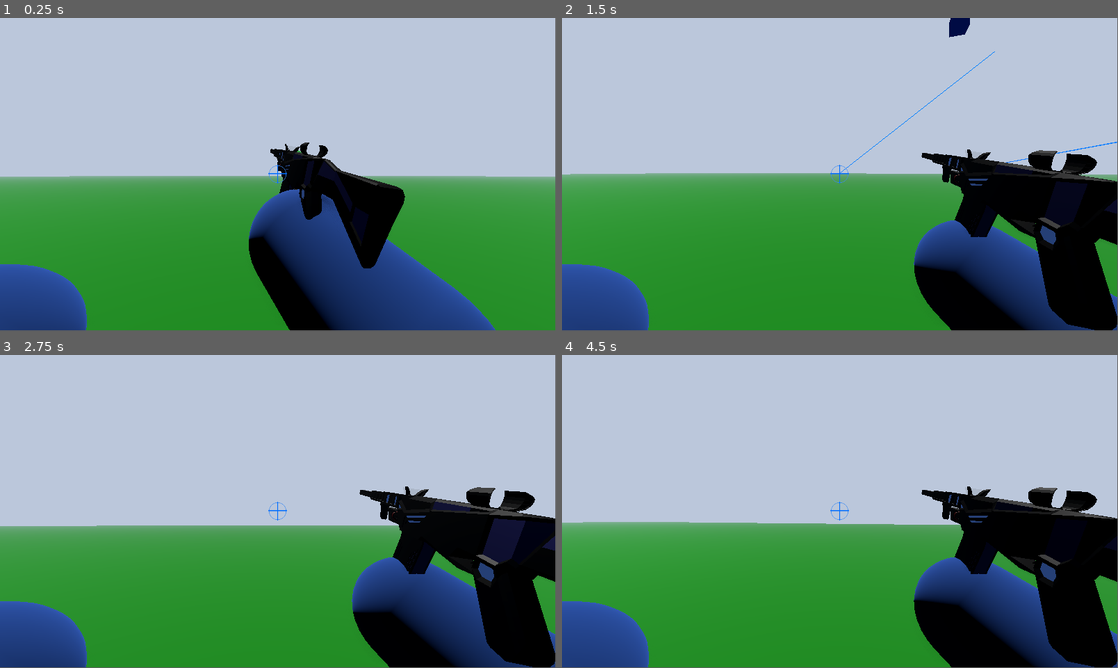
Above: before the commit, frames 1-4 (two rows, left to right).
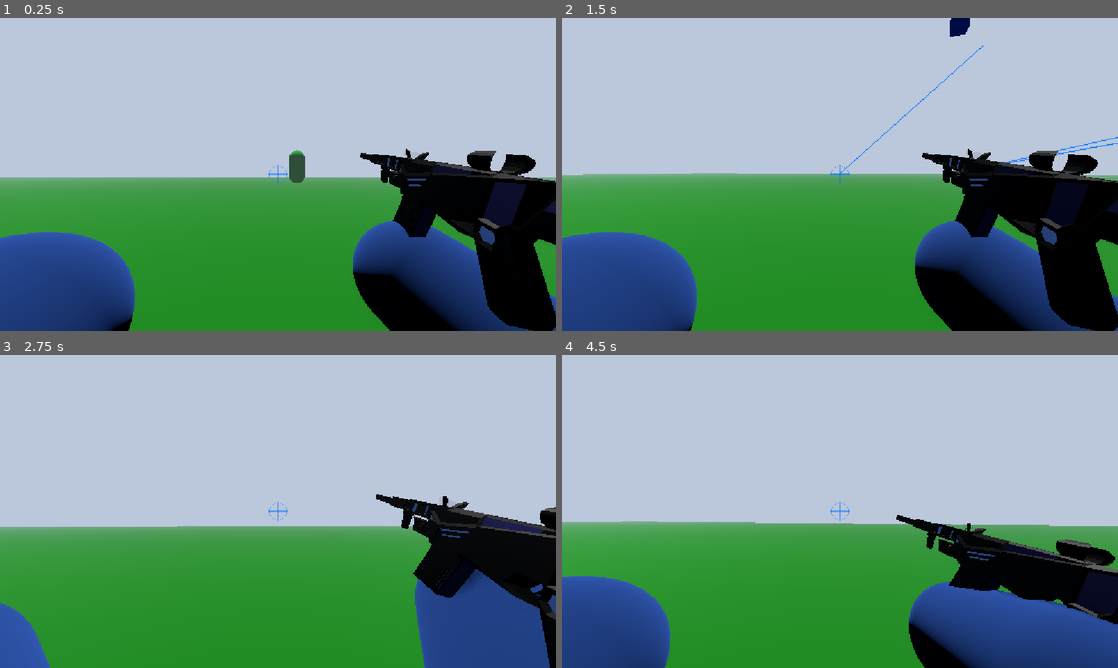
Above: after the commit, the same moments.

Repository: IDoTweaks/the-way-to-teal-just-kill-
Game: Godot game, scene res://Scenes/main_scene.tscn
Two runs of this game, one before a commit and one after it. Both use one fixed random seed, a clock stepped at 60 frames per second and the inputs below.
Inputs (mouse positions are in pixels of both pictures, inside the frame that each line leads up to):
- Up to frame 1 (0.25 s): no input
- Up to frame 2 (1.5 s): tap Enter at 0.5 s; move the mouse to (867, 171) at 0.52 s; press the mouse at (867, 171) at 0.53 s; hold W (forward) from 0.53 s (still down); tap Shift (dash) at 0.6 s; tap Space (jump) at 0.77 s; move the mouse to (812, 174) at 1.27 s; release the mouse at (812, 174) at 1.28 s; click (812, 174) at 1.35 s
- Up to frame 3 (2.75 s): keep holding W (forward); tap Space (jump) at 1.52 s; tap Ctrl (slide) at 1.55 s; move the mouse to (289, 505) at 2.02 s; hold Ctrl (slide) from 2.03 s (still down); tap Shift (dash) at 2.3 s
- Up to frame 4 (4.5 s): keep holding W (forward); move the mouse to (834, 514) at 2.77 s; release Ctrl (slide) at 2.78 s; tap Shift (dash) at 2.85 s; tap Space (jump) at 3.02, 3.77 s; click (834, 514) at 3.05 s; move the mouse to (878, 514) at 3.52 s; press the mouse at (878, 514) at 3.53 s; tap Ctrl (slide) at 3.8, 4.35 s; move the mouse to (795, 508) at 4.27 s; release the mouse at (795, 508) at 4.28 s
In our replay, the window is 799x449 before the commit and 800x450 after it. These sizes can differ from the game's own. Grey fills any space a smaller window leaves; there, only what the larger window draws over its background counts as a difference.

The runs differ from the first frame. In frame 1, 33% of the frame differs, in the area x 0-100%, y 39-100%; in frame 2, 6.0%; in frame 3, 16%; in frame 4, 19%.

Commit message:
adds movements animation
adds - dash + slide animations

Diff:
--- a/ObjectScenes/player.tscn
+++ b/ObjectScenes/player.tscn
@@ -25,38 +25,38 @@
 tracks/0/type = "value"
 tracks/0/imported = false
 tracks/0/enabled = true
-tracks/0/path = NodePath("playerCam/gun:position")
+tracks/0/path = NodePath("playerCam:rotation")
 tracks/0/interp = 1
 tracks/0/loop_wrap = true
 tracks/0/keys = {
 "times": PackedFloat32Array(0),
 "transitions": PackedFloat32Array(1),
 "update": 0,
-"values": [Vector3(0.007999897, -0.259, -0.87200004)]
+"values": [Vector3(0, 0, 0)]
 }
 tracks/1/type = "value"
 tracks/1/imported = false
 tracks/1/enabled = true
-tracks/1/path = NodePath("playerCam/gun:rotation")
+tracks/1/path = NodePath("playerCam/leftArm:position")
 tracks/1/interp = 1
 tracks/1/loop_wrap = true
 tracks/1/keys = {
 "times": PackedFloat32Array(0),
 "transitions": PackedFloat32Array(1),
 "update": 0,
-"values": [Vector3(-0.15707986, -2.9757862, 0.15707934)]
+"values": [Vector3(-0.474, -0.333, -0.211)]
 }
 tracks/2/type = "value"
 tracks/2/imported = false
 tracks/2/enabled = true
-tracks/2/path = NodePath("playerCam/gun:scale")
+tracks/2/path = NodePath("playerCam/leftArm:rotation")
 tracks/2/interp = 1
 tracks/2/loop_wrap = true
 tracks/2/keys = {
 "times": PackedFloat32Array(0),
 "transitions": PackedFloat32Array(1),
 "update": 0,
-"values": [Vector3(0.09000002, 0.09000001, 0.09000002)]
+"values": [Vector3(2.025408e-11, 1.5714945, -1.2883497)]
 }
 tracks/3/type = "value"
 tracks/3/imported = false
@@ -68,7 +68,7 @@
 "times": PackedFloat32Array(0),
 "transitions": PackedFloat32Array(1),
 "update": 0,
-"values": [Vector3(0.1692597, -0.29702726, -0.55258656)]
+"values": [Vector3(0.523, -0.40280876, -0.55258656)]
 }
 tracks/4/type = "value"
 tracks/4/imported = false
@@ -81,6 +81,182 @@
 "transitions": PackedFloat32Array(1),
 "update": 0,
 "values": [Vector3(0.4778762, 2.4596107, -1.0551388)]
+}
+tracks/5/type = "value"
+tracks/5/imported = false
+tracks/5/enabled = true
+tracks/5/path = NodePath("playerCam/gun:position")
+tracks/5/interp = 1
+tracks/5/loop_wrap = true
+tracks/5/keys = {
+"times": PackedFloat32Array(0),
+"transitions": PackedFloat32Array(1),
+"update": 0,
+"values": [Vector3(0.388, -0.31, -0.652)]
+}
+tracks/6/type = "value"
+tracks/6/imported = false
+tracks/6/enabled = true
+tracks/6/path = NodePath("playerCam/gun:rotation")
+tracks/6/interp = 1
+tracks/6/loop_wrap = true
+tracks/6/keys = {
+"times": PackedFloat32Array(0),
+"transitions": PackedFloat32Array(1),
+"update": 0,
+"values": [Vector3(-0.15707964, -3.2637658, 0.15707964)]
+}
+
+[sub_resource type="Animation" id="Animation_e3k8h"]
+resource_name = "dash"
+length = 0.5
+tracks/0/type = "value"
+tracks/0/imported = false
+tracks/0/enabled = true
+tracks/0/path = NodePath("playerCam/rightArm:position")
+tracks/0/interp = 1
+tracks/0/loop_wrap = true
+tracks/0/keys = {
+"times": PackedFloat32Array(0, 0.23333332, 0.5),
+"transitions": PackedFloat32Array(1, 1, 1),
+"update": 0,
+"values": [Vector3(0.523, -0.40280876, -0.55258656), Vector3(0.623, -0.333, -0.343), Vector3(0.523, -0.40280876, -0.55258656)]
+}
+tracks/1/type = "value"
+tracks/1/imported = false
+tracks/1/enabled = true
+tracks/1/path = NodePath("playerCam/rightArm:rotation")
+tracks/1/interp = 1
+tracks/1/loop_wrap = true
+tracks/1/keys = {
+"times": PackedFloat32Array(0, 0.23333332, 0.5),
+"transitions": PackedFloat32Array(1, 1, 1),
+"update": 0,
+"values": [Vector3(0.4778762, 2.4596107, -1.0551388), Vector3(-0.52534413, -1.6074482, -1.0559242), Vector3(0.4778762, 2.4596107, -1.0551388)]
+}
+tracks/2/type = "value"
+tracks/2/imported = false
+tracks/2/enabled = true
+tracks/2/path = NodePath("playerCam/leftArm:position")
+tracks/2/interp = 1
+tracks/2/loop_wrap = true
+tracks/2/keys = {
+"times": PackedFloat32Array(0, 0.23333332, 0.5),
+"transitions": PackedFloat32Array(1, 1, 1),
+"update": 0,
+"values": [Vector3(-0.474, -0.333, -0.211), Vector3(-0.474, -0.333, -0.211), Vector3(-0.474, -0.333, -0.211)]
+}
+tracks/3/type = "value"
+tracks/3/imported = false
+tracks/3/enabled = true
+tracks/3/path = NodePath("playerCam/leftArm:rotation")
+tracks/3/interp = 1
+tracks/3/loop_wrap = true
+tracks/3/keys = {
+"times": PackedFloat32Array(0, 0.23333332, 0.5),
+"transitions": PackedFloat32Array(1, 1, 1),
+"update": 0,
+"values": [Vector3(2.025408e-11, 1.5714945, -1.2883497), Vector3(0, 4.7734756, -1.6720254), Vector3(2.025408e-11, 1.5714945, -1.2883497)]
+}
+tracks/4/type = "value"
+tracks/4/imported = false
+tracks/4/enabled = true
+tracks/4/path = NodePath("playerCam/gun:position")
+tracks/4/interp = 1
+tracks/4/loop_wrap = true
+tracks/4/keys = {
+"times": PackedFloat32Array(0, 0.23333333, 0.5),
+"transitions": PackedFloat32Array(1, 1, 1),
+"update": 0,
+"values": [Vector3(0.388, -0.31, -0.652), Vector3(0.453, -0.4, -0.492), Vector3(0.388, -0.31, -0.652)]
+}
+tracks/5/type = "value"
+tracks/5/imported = false
+tracks/5/enabled = true
+tracks/5/path = NodePath("playerCam/gun:rotation")
+tracks/5/interp = 1
+tracks/5/loop_wrap = true
+tracks/5/keys = {
+"times": PackedFloat32Array(0, 0.23333332, 0.5),
+"transitions": PackedFloat32Array(1, 1, 1),
+"update": 0,
+"values": [Vector3(-0.15707964, -3.2637658, 0.15707964), Vector3(-0.19198622, -3.2637658, 0.61086524), Vector3(-0.15707964, -3.2637658, 0.15707964)]
+}
+
+[sub_resource type="Animation" id="Animation_ij4ia"]
+resource_name = "inSlide"
+loop_mode = 1
+tracks/0/type = "value"
+tracks/0/imported = false
+tracks/0/enabled = true
+tracks/0/path = NodePath("playerCam/leftArm:position")
+tracks/0/interp = 1
+tracks/0/loop_wrap = true
+tracks/0/keys = {
+"times": PackedFloat32Array(0, 0.51, 1),
+"transitions": PackedFloat32Array(1, 1, 1),
+"update": 0,
+"values": [Vector3(-0.474, -0.333, -0.211), Vector3(-0.339, -0.253, -0.421), Vector3(-0.474, -0.333, -0.211)]
+}
+tracks/1/type = "value"
+tracks/1/imported = false
+tracks/1/enabled = true
+tracks/1/path = NodePath("playerCam/leftArm:rotation")
+tracks/1/interp = 1
+tracks/1/loop_wrap = true
+tracks/1/keys = {
+"times": PackedFloat32Array(0, 0.51, 1),
+"transitions": PackedFloat32Array(1, 1, 1),
+"update": 0,
+"values": [Vector3(2.025408e-11, 1.5714945, -1.2883497), Vector3(-0.27052602, 1.7366027, -1.0088003), Vector3(2.025408e-11, 1.5714945, -1.2883497)]
+}
+tracks/2/type = "value"
+tracks/2/imported = false
+tracks/2/enabled = true
+tracks/2/path = NodePath("playerCam/rightArm:position")
+tracks/2/interp = 1
+tracks/2/loop_wrap = true
+tracks/2/keys = {
+"times": PackedFloat32Array(0, 0.51, 1),
+"transitions": PackedFloat32Array(1, 1, 1),
+"update": 0,
+"values": [Vector3(0.523, -0.40280876, -0.55258656), Vector3(0.533, -0.438, -0.453), Vector3(0.523, -0.40280876, -0.55258656)]
+}
+tracks/3/type = "value"
+tracks/3/imported = false
+tracks/3/enabled = true
+tracks/3/path = NodePath("playerCam/rightArm:rotation")
+tracks/3/interp = 1
+tracks/3/loop_wrap = true
+tracks/3/keys = {
+"times": PackedFloat32Array(0, 0.51, 1),
+"transitions": PackedFloat32Array(1, 1, 1),
+"update": 0,
+"values": [Vector3(-0.83077675, 1.446878, -1.8675023), Vector3(-0.52534413, 1.6126842, -2.1118484), Vector3(-0.83077675, 1.446878, -1.8675023)]
+}
+tracks/4/type = "value"
+tracks/4/imported = false
+tracks/4/enabled = true
+tracks/4/path = NodePath("playerCam/gun:position")
+tracks/4/interp = 1
+tracks/4/loop_wrap = true
+tracks/4/keys = {
+"times": PackedFloat32Array(0, 0.51, 1),
+"transitions": PackedFloat32Array(1, 1, 1),
+"update": 0,
+"values": [Vector3(0.448, -0.425, -0.652), Vector3(0.453, -0.545, -0.597), Vector3(0.448, -0.425, -0.652)]
+}
+tracks/5/type = "value"
+tracks/5/imported = false
+tracks/5/enabled = true
+tracks/5/path = NodePath("playerCam/gun:rotation")
+tracks/5/interp = 1
+tracks/5/loop_wrap = true
+tracks/5/keys = {
+"times": PackedFloat32Array(0, 0.51, 1),
+"transitions": PackedFloat32Array(1, 1, 1),
+"update": 0,
+"values": [Vector3(-0.10471976, -3.106686, 0.3926991), Vector3(0.38397244, -3.2026792, 0.3926991), Vector3(-0.10471976, -3.106686, 0.3926991)]
 }
 
 [sub_resource type="Animation" id="Animation_ramtr"]
@@ -160,11 +336,128 @@
 "method": &"_shoot"
 }]
 }
+tracks/6/type = "value"
+tracks/6/imported = false
+tracks/6/enabled = true
+tracks/6/path = NodePath("playerCam/leftArm:position")
+tracks/6/interp = 1
+tracks/6/loop_wrap = true
+tracks/6/keys = {
+"times": PackedFloat32Array(0, 0.08),
+"transitions": PackedFloat32Array(1, 1),
+"update": 0,
+"values": [Vector3(-0.474, -0.333, -0.211), Vector3(-0.474, -0.333, -0.211)]
+}
+tracks/7/type = "value"
+tracks/7/imported = false
+tracks/7/enabled = true
+tracks/7/path = NodePath("playerCam/leftArm:rotation")
+tracks/7/interp = 1
+tracks/7/loop_wrap = true
+tracks/7/keys = {
+"times": PackedFloat32Array(0, 0.08),
+"transitions": PackedFloat32Array(1, 1),
+"update": 0,
+"values": [Vector3(2.025408e-11, 1.5714945, -1.2883497), Vector3(2.025408e-11, 1.5714945, -1.2883497)]
+}
+
+[sub_resource type="Animation" id="Animation_tut37"]
+resource_name = "slide"
+length = 0.16666667
+tracks/0/type = "value"
+tracks/0/imported = false
+tracks/0/enabled = true
+tracks/0/path = NodePath("playerCam/leftArm:position")
+tracks/0/interp = 1
+tracks/0/loop_wrap = true
+tracks/0/keys = {
+"times": PackedFloat32Array(0, 0.08999999, 0.16666669),
+"transitions": PackedFloat32Array(1, 1, 1),
+"update": 0,
+"values": [Vector3(-0.474, -0.333, -0.211), Vector3(-0.559, -0.353, -0.201), Vector3(-0.474, -0.333, -0.211)]
+}
+tracks/1/type = "value"
+tracks/1/imported = false
+tracks/1/enabled = true
+tracks/1/path = NodePath("playerCam/leftArm:rotation")
+tracks/1/interp = 1
+tracks/1/loop_wrap = true
+tracks/1/keys = {
+"times": PackedFloat32Array(0, 0.08999999, 0.16666669),
+"transitions": PackedFloat32Array(1, 1, 1),
+"update": 0,
+"values": [Vector3(2.025408e-11, 1.5714945, -1.2883497), Vector3(0, 1.5882496, -1.288053), Vector3(2.025408e-11, 1.5714945, -1.2883497)]
+}
+tracks/2/type = "value"
+tracks/2/imported = false
+tracks/2/enabled = true
+tracks/2/path = NodePath("playerCam/rightArm:position")
+tracks/2/interp = 1
+tracks/2/loop_wrap = true
+tracks/2/keys = {
+"times": PackedFloat32Array(0, 0.08999999, 0.16666669),
+"transitions": PackedFloat32Array(1, 1, 1),
+"update": 0,
+"values": [Vector3(0.523, -0.40280876, -0.55258656), Vector3(0.398, -0.393, -0.553), Vector3(0.523, -0.40280876, -0.55258656)]
+}
+tracks/3/type = "value"
+tracks/3/imported = false
+tracks/3/enabled = true
+tracks/3/path = NodePath("playerCam/rightArm:rotation")
+tracks/3/interp = 1
+tracks/3/loop_wrap = true
+tracks/3/keys = {
+"times": PackedFloat32Array(0, 0.08999999, 0.16666669),
+"transitions": PackedFloat32Array(1, 1, 1),
+"update": 0,
+"values": [Vector3(-0.83077675, 1.446878, -1.8675023), Vector3(-0.83077675, 2.1275563, -1.8675023), Vector3(-0.83077675, 1.446878, -1.8675023)]
+}
+tracks/4/type = "value"
+tracks/4/imported = false
+tracks/4/enabled = true
+tracks/4/path = NodePath("playerCam/gun:position")
+tracks/4/interp = 1
+tracks/4/loop_wrap = true
+tracks/4/keys = {
+"times": PackedFloat32Array(0, 0.08999999, 0.16666669),
+"transitions": PackedFloat32Array(1, 1, 1),
+"update": 0,
+"values": [Vector3(0.448, -0.425, -0.652), Vector3(0.308, -0.415, -0.652), Vector3(0.448, -0.425, -0.652)]
+}
+tracks/5/type = "value"
+tracks/5/imported = false
+tracks/5/enabled = true
+tracks/5/path = NodePath("playerCam/gun:rotation")
+tracks/5/interp = 1
+tracks/5/loop_wrap = true
+tracks/5/keys = {
+"times": PackedFloat32Array(0, 0.08999999, 0.16666669),
+"transitions": PackedFloat32Array(1, 1, 1),
+"update": 0,
+"values": [Vector3(-0.10471976, -3.106686, 0.3926991), Vector3(-0.10471976, -2.9146998, 0.28797933), Vector3(-0.10471976, -3.106686, 0.3926991)]
+}
+tracks/6/type = "method"
+tracks/6/imported = false
+tracks/6/enabled = true
+tracks/6/path = NodePath(".")
+tracks/6/interp = 1
+tracks/6/loop_wrap = true
+tracks/6/keys = {
+"times": PackedFloat32Array(0.16666667),
+"transitions": PackedFloat32Array(1),
+"values": [{
+"args": [],
+"method": &"_startInSlide"
+}]
+}
 
 [sub_resource type="AnimationLibrary" id="AnimationLibrary_tut37"]
 _data = {
 &"RESET": SubResource("Animation_iixog"),
-&"shootingAnim": SubResource("Animation_ramtr")
+&"dash": SubResource("Animation_e3k8h"),
+&"inSlide": SubResource("Animation_ij4ia"),
+&"shootingAnim": SubResource("Animation_ramtr"),
+&"slide": SubResource("Animation_tut37")
 }
 
 [node name="Player" type="CharacterBody3D" unique_id=659499291]
@@ -173,6 +466,7 @@
 slideDownforce = 5.0
 
 [node name="body" type="MeshInstance3D" parent="." unique_id=1599943581]
+transform = Transform3D(1, 0, 0, 0, 1, 0, 0, 0, 1, 0, 0.3, 0)
 material_override = SubResource("StandardMaterial3D_m8bbn")
 mesh = SubResource("CapsuleMesh_8heul")
 
@@ -183,12 +477,12 @@
 transform = Transform3D(1, 0, 0, 0, 1, 0, 0, 0, 1, 0, 0.590254, 0)
 
 [node name="leftArm" type="MeshInstance3D" parent="playerCam" unique_id=1259226239]
-transform = Transform3D(-6.712804e-05, -0.00023131243, 0.34499997, -0.3313299, 0.096153624, 0, -0.096153595, -0.33132985, -0.000240856, -0.5891691, -0.40280876, -0.21109307)
+transform = Transform3D(-6.7128036e-05, -0.00023131243, 0.34499997, -0.3313299, 0.096153624, -6.9876587e-12, -0.096153595, -0.33132985, -0.00024085601, -0.474, -0.333, -0.211)
 material_override = SubResource("ORMMaterial3D_iixog")
 mesh = SubResource("CapsuleMesh_ramtr")
 
 [node name="rightArm" type="MeshInstance3D" parent="playerCam" unique_id=1446399764]
-transform = Transform3D(-0.21907628, -0.18368958, 0.19310309, -0.26651582, 0.15106383, -0.15866357, -7.54993e-05, -0.2499259, -0.2378279, 0.1692597, -0.29702726, -0.55258656)
+transform = Transform3D(-0.21907628, -0.18368958, 0.19310309, -0.26651582, 0.15106383, -0.15866357, -7.54993e-05, -0.2499259, -0.2378279, 0.523, -0.40280876, -0.55258656)
 material_override = SubResource("ORMMaterial3D_iixog")
 mesh = SubResource("CapsuleMesh_ramtr")
 
@@ -200,7 +494,7 @@
 transform = Transform3D(1, 0, 0, 0, 1, 0, 0, 0, 1, -0.022098154, -0.109722495, -0.78610706)
 
 [node name="gun" parent="playerCam" unique_id=1487719564 instance=ExtResource("2_iixog")]
-transform = Transform3D(-0.08730936, 0.01618111, -0.014671421, 0.013905741, 0.08779755, 0.014079125, 0.016843671, 0.011391357, -0.08767287, 0.007999897, -0.259, -0.87200004)
+transform = Transform3D(-0.088497795, 0.012279472, 0.010833216, 0.013905769, 0.08779756, 0.014079106, -0.0086471755, 0.015517929, -0.08822939, 0.388, -0.31, -0.652)
 
 [node name="particleSpawnGun" type="MeshInstance3D" parent="playerCam/gun" unique_id=1268103117]
 transform = Transform3D(0.4209742, 1.8626451e-09, 2.6077032e-08, 2.2817403e-08, 0.5239, 4.4703484e-08, 2.2351742e-08, -1.4901161e-08, 0.42500958, 0.0027680397, 3.6811652, 7.116807)
--- a/Scripts/player.gd
+++ b/Scripts/player.gd
@@ -123,6 +123,9 @@
 		var oldest = _bullet_pool.pop_front()
 		oldest.queue_free()
 
+func _startInSlide():
+	animaPlayer.play("inSlide")
+
 func _shootAnim():
 	if Input.is_action_pressed("shoot"):
 		animaPlayer.play("shootingAnim")
@@ -132,7 +135,8 @@
 		particleInstance.emitting = true
 	else:
 		playerCam.position = Vector3();
-		animaPlayer.stop()
+		if animaPlayer.current_animation == "shootingAnim":
+			animaPlayer.stop()
 func _shoot():
 	playerCam.position = lerp(playerCam.position, Vector3(randf_range(MAXCAMSHAKE, -MAXCAMSHAKE), randf_range(MAXCAMSHAKE, -MAXCAMSHAKE), 0), 0.5)
 
@@ -190,7 +194,6 @@
 	if Input.is_action_just_pressed("jump"):
 		jumpBuffer = JUMP_BUFFER_TIME
 
-
 func _calcDownForce():
 	#calculate the position in the future
 	var horizontalVel = Vector3(velocity.x,0,velocity.z)
@@ -231,13 +234,18 @@
 
 	slide = Input.is_action_pressed("slide") and is_on_floor()
 	if slide and not wasSliding:
+		animaPlayer.play("slide")
 		var currentDir = Vector3(velocity.x,0,velocity.z).normalized()
 		if currentDir.length() > 0.1:
 			velocity.x += currentDir.x * 6
 			velocity.z += currentDir.z * 6
 	wasSliding = slide
+	if !slide:
+		if animaPlayer.current_animation == "inSlide":
+			animaPlayer.stop()
 
 	if Input.is_action_just_pressed("dash") and dashCdTimer <= 0:
+		animaPlayer.play("dash")
 		var input_dir := Input.get_vector("left", "right", "forward", "backward")
 		if input_dir.length() > 0.1:
 			dashDir = (transform.basis * Vector3(input_dir.x, 0, input_dir.y)).normalized()
--- a/project.godot
+++ b/project.godot
@@ -14,6 +14,12 @@
 run/main_scene="uid://bbkbl3s5vn620"
 config/features=PackedStringArray("4.6", "Forward Plus")
 config/icon="res://icon.svg"
+
+[display]
+
+window/size/mode=3
+window/size/borderless=true
+window/stretch/mode="canvas_items"
 
 [editor_plugins]
 
Not shown, added: builds/web/index.apple-touch-icon.png.import
Not shown, added: builds/web/index.icon.png.import
Not shown, added: builds/web/index.png.import
Not shown, added: builds/linux/theWayToTeal.pck
Not shown, added: builds/linux/theWayToTeal.x86_64
Not shown, added: builds/web.zip
Not shown, added: builds/web/index.apple-touch-icon.png
Not shown, added: builds/web/index.audio.position.worklet.js
Not shown, added: builds/web/index.audio.worklet.js
Not shown, added: builds/web/index.html
Not shown, added: builds/web/index.icon.png
Not shown, added: builds/web/index.js
(and 5 more such lines)
